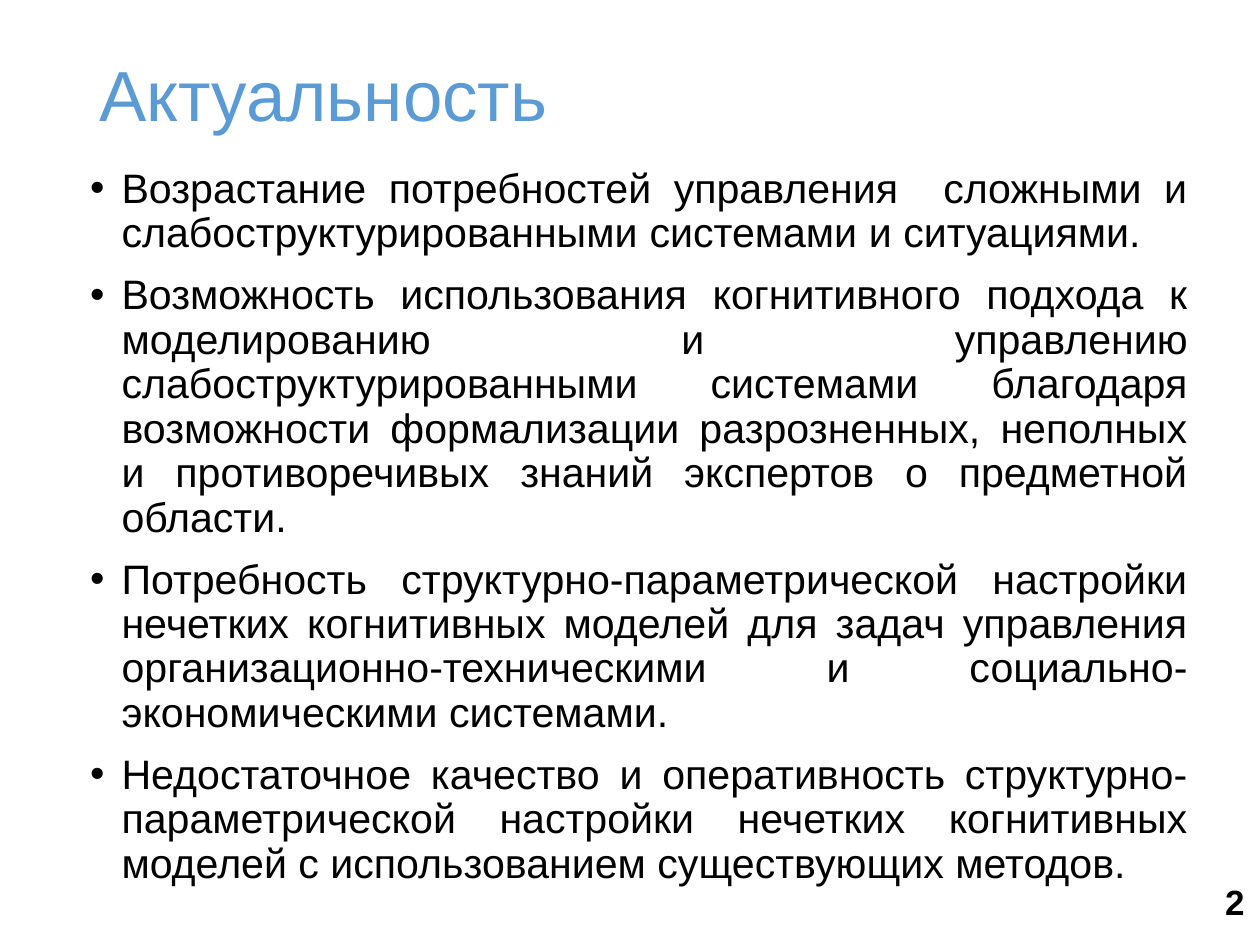
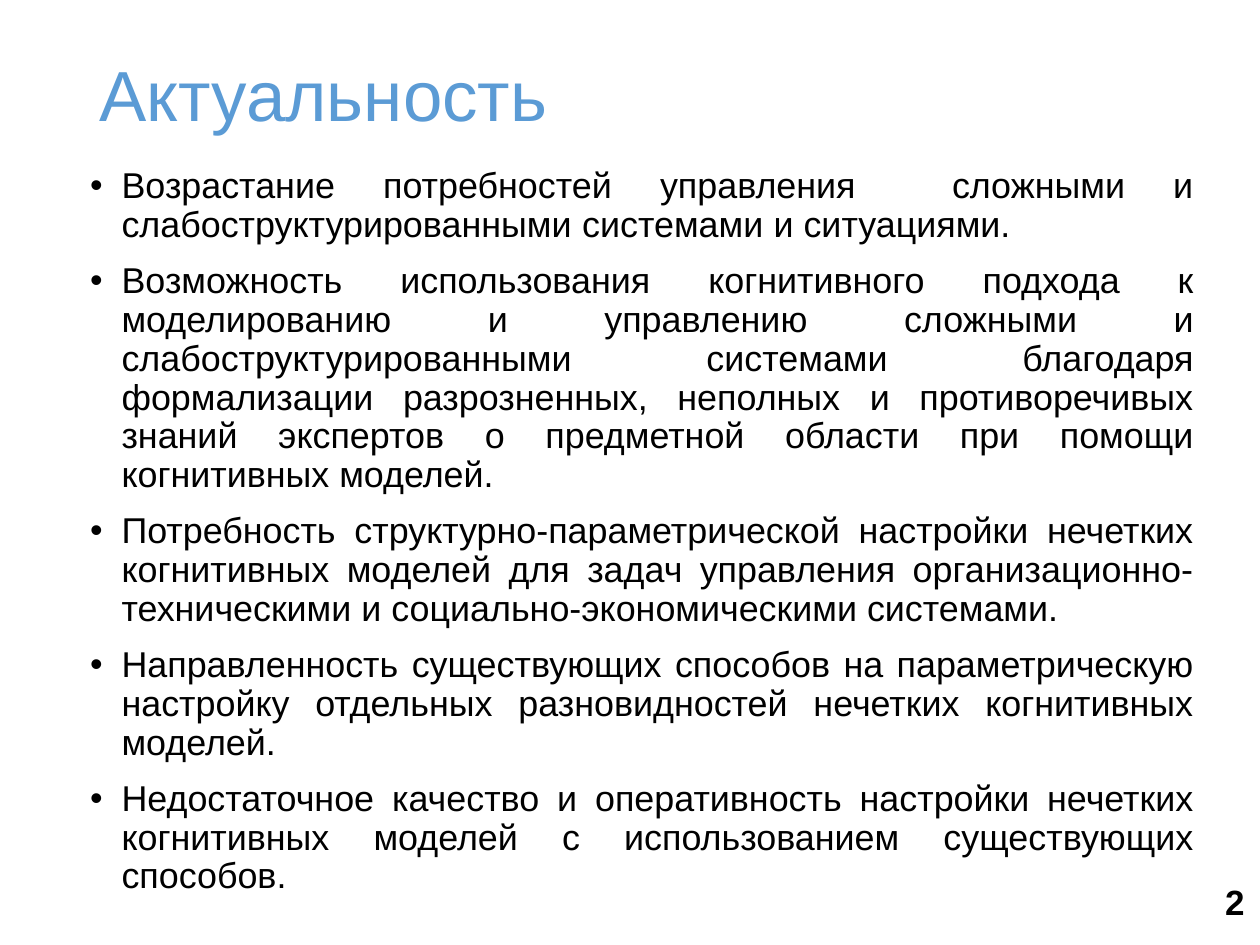
Before and after one commit to SquakR/fuzzy_cognitive_model, a slide deck: slide 2 of docs/presentation.pptx. Drawn at 1260x945 pixels with LibreOffice and Linux fonts; fonts in the diff are those of the drawing; background and template pictures are left out. Boxes give left, top, right and bottom in pixels: in the first picture for what was removed or moved away, otherwise in the second. Text is boxed around its words. In the diff, an @@ line names an element or a change of style, - is before the commit and + after.

```diff
--- a/docs/presentation.pptx
+++ b/docs/presentation.pptx
@@ text at (122,171,1193,628): size 23.5 to 20.5 pt in "Возрастание потребностей управления сложными и слабоструктур ...", "Потребность структурно-параметрической настройки нечетких ко ..." @@
@@ text at (122,268,1194,494): text changed; size 23.5 to 20.5 pt @@
-• Возможность использования когнитивного подхода к моделированию и управлению слабоструктурированными системами благодаря возможности формализации разрозненных, неполных и противоречивых знаний экспертов о предметной области.
+• Возможность использования когнитивного подхода к моделированию и управлению сложными и слабоструктурированными системами благодаря формализации разрозненных, неполных и противоречивых знаний экспертов о предметной области при помощи когнитивных моделей.
@@ text at (122,650,1193,889): text changed; size 23.5 to 20.5 pt @@
-• Недостаточное качество и оперативность структурно-параметрической настройки нечетких когнитивных моделей с использованием существующих методов.
+• Направленность существующих способов на параметрическую настройку отдельных разновидностей нечетких когнитивных моделей.
+• Недостаточное качество и оперативность настройки нечетких когнитивных моделей с использованием существующих способов.
```
Also in this commit, not shown: 2 other slides changed, 25 slides added, 2 other files.
